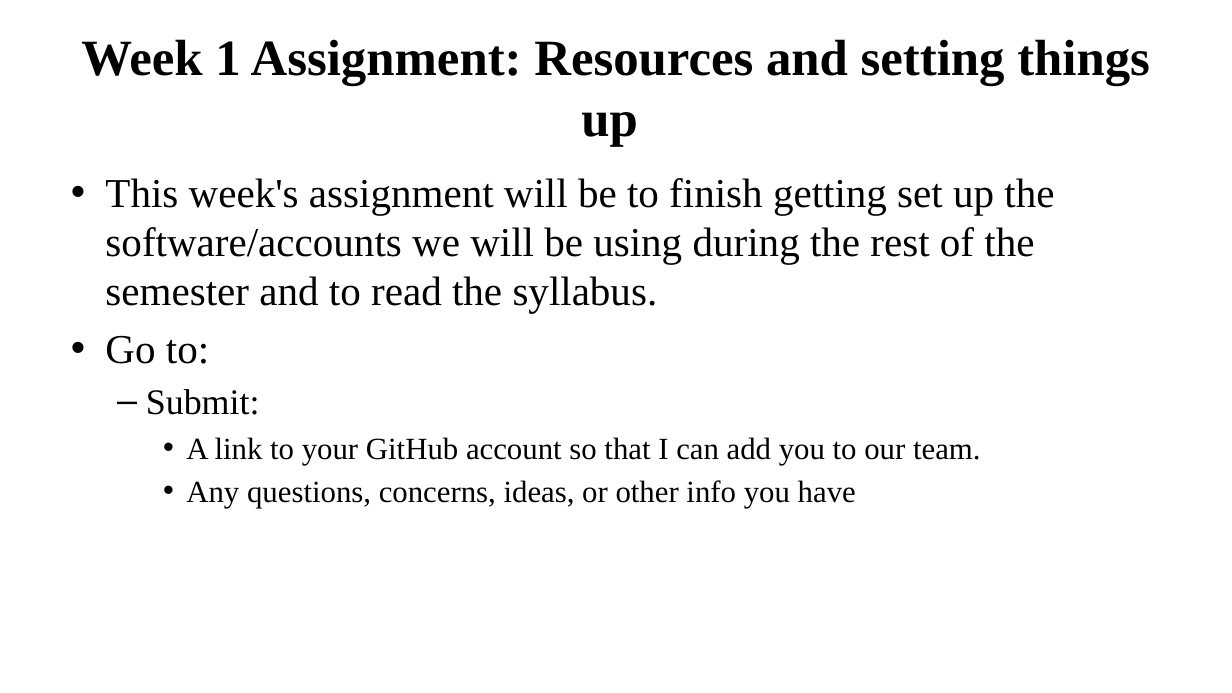
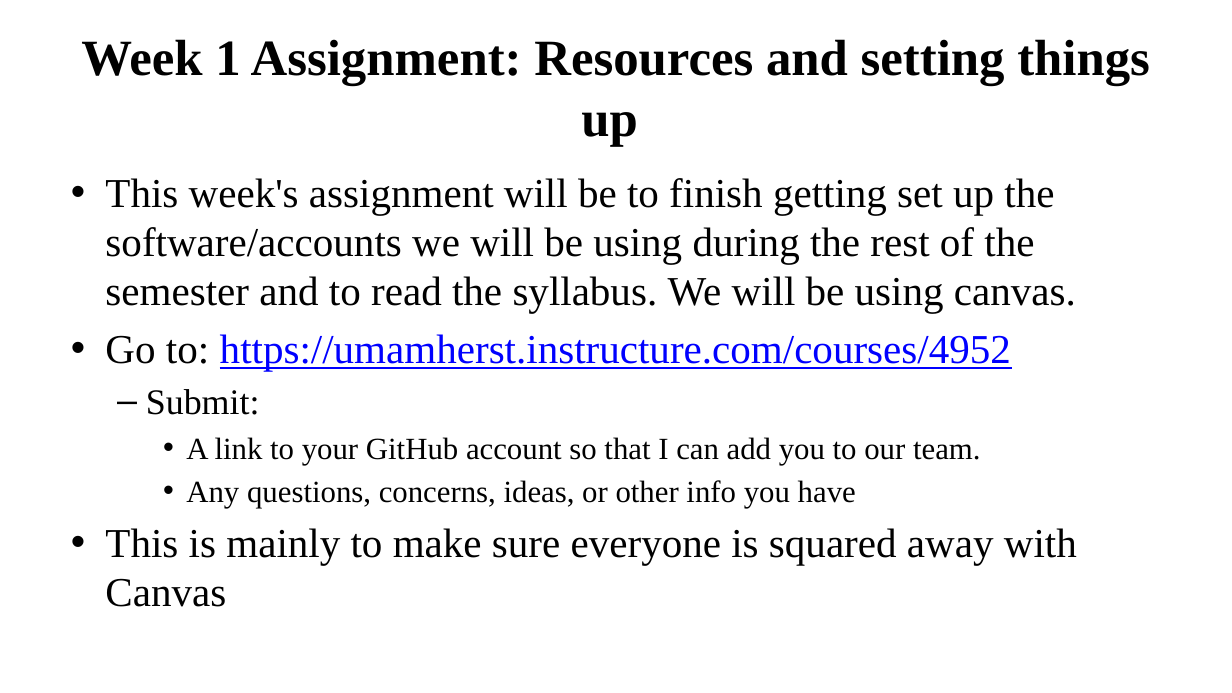
Before and after one commit to other-realm/spark, a slide deck: slide 6 of SparkClass1.pptx (slide 5 before the commit). Drawn at 1232x693 pixels with LibreOffice and Linux fonts; fonts in the diff are those of the drawing. Boxes give left, top, right and bottom in pixels: in the first picture for what was removed or moved away, otherwise in the second. Text is boxed around its words. In the diff, an @@ line names an element or a change of style, - is before the commit and + after.

```diff
--- a/SparkClass1.pptx
+++ b/SparkClass1.pptx
@@ text at bbox=[105, 178, 1076, 371]: text changed @@
-• This week's assignment will be to finish getting set up the software/accounts we will be using during the rest of the semester and to read the syllabus.
-• Go to:
+• This week's assignment will be to finish getting set up the software/accounts we will be using during the rest of the semester and to read the syllabus. We will be using canvas.
+• Go to: https://umamherst.instructure.com/courses/4952
@@ text at bbox=[105, 528, 1077, 607]: paragraph added @@
+• This is mainly to make sure everyone is squared away with Canvas
```
Also in this commit, not shown: 1 slide added, 4 other files.
